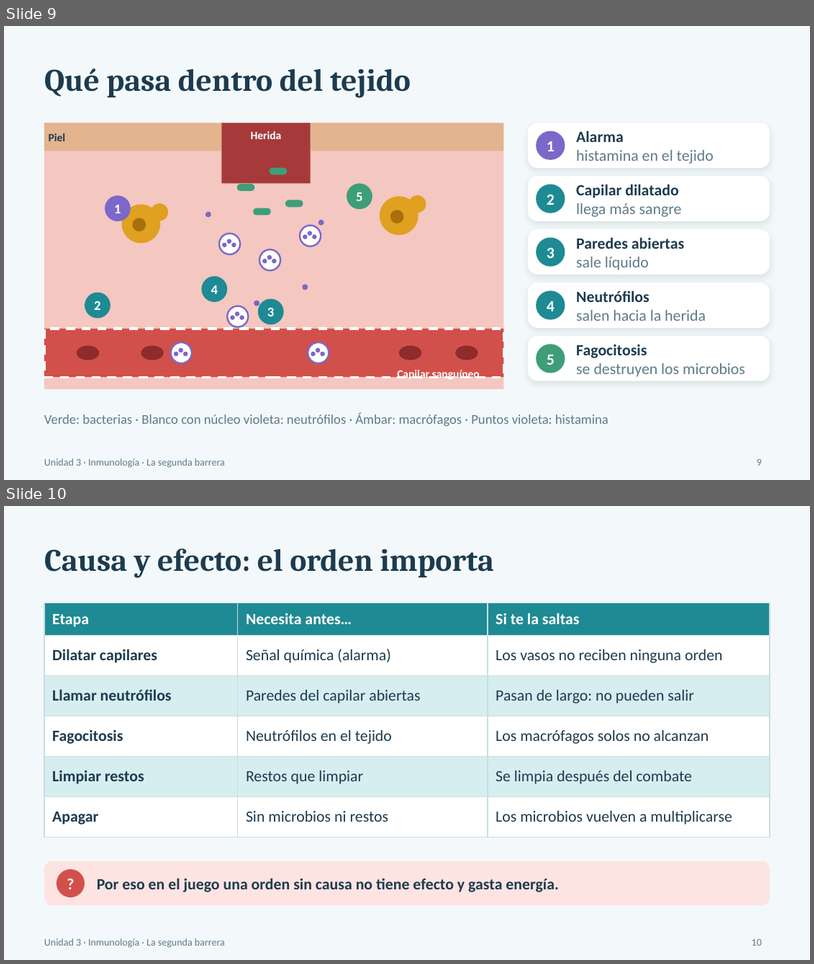
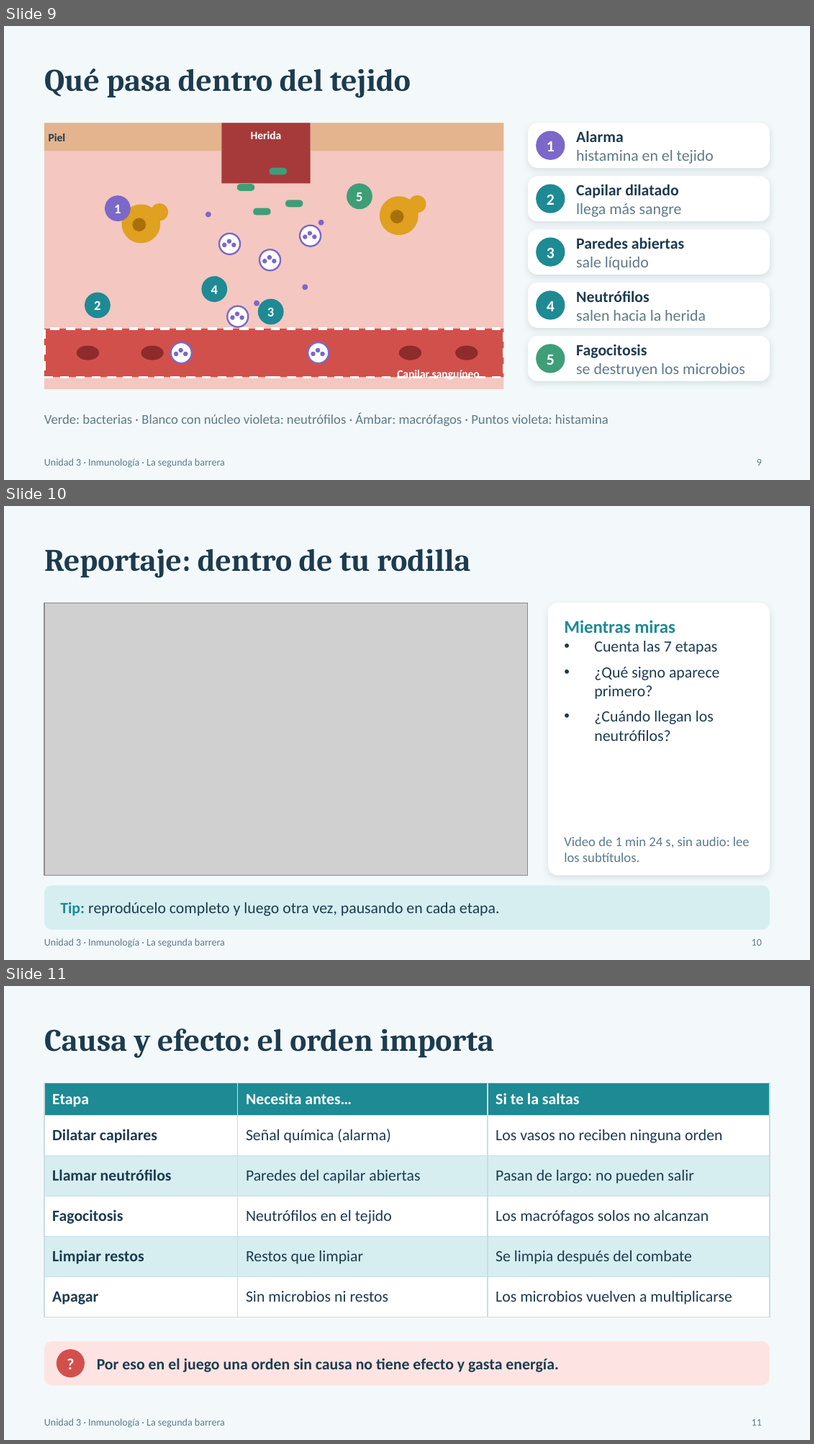
Before and after one commit to Adriyache32/dondefelipe, a slide deck: septimo/segunda_barrera.pptx. Shown one above the other, each under a label of ours: slides 9 and 10 before the commit, slides 9, 10 and 11 after it. The pictures are 814x964 and 814x1444 pixels, drawn with LibreOffice and Linux fonts; fonts in the diff are those of the drawing; grey boxes stand for pictures. Boxes give left, top, right and bottom in pixels: in the first picture for what was removed or moved away, otherwise in the second. Text is boxed around its words. In the diff, an @@ line names an element or a change of style, - is before the commit and + after.

```diff
--- a/septimo/segunda_barrera.pptx
+++ b/septimo/segunda_barrera.pptx
@@ slide 10 added at (4,506,810,960), background #F3F9FA; not listed: 1 template element that a slide beside it also shows @@
@@ title added at (44,548,471,578), 28 pt, text #1D3B4F, bold @@
+Reportaje: dentro de tu rodilla
@@ picture added at (44,602,528,875) @@
@@ rounded rectangle added at (548,602,770,875), fill #FFFFFF @@
@@ text added at (564,620,720,741), 14 pt, text #1D3B4F @@
+Mientras miras
+• Cuenta las 7 etapas
+• ¿Qué signo aparece primero?
+• ¿Cuándo llegan los neutrófilos?
@@ text added at (564,836,750,862), 12 pt, text #5F7A89 @@
+Video de 1 min 24 s, sin audio: lee los subtítulos.
@@ rounded rectangle added at (44,885,770,929), fill #D6EEF0 @@
@@ text added at (60,901,500,916), 14 pt, text #1D3B4F @@
+Tip: reprodúcelo completo y luego otra vez, pausando en cada etapa.
@@ page number added at (752,939,762,945), 9 pt, text #5F7A89 @@
+10
@@ what was slide 10 is now slide 11 @@
@@ page number at (752,1419,762,1425): text changed @@
-10
+11
```
Also in this commit, not shown: 2 other files.
